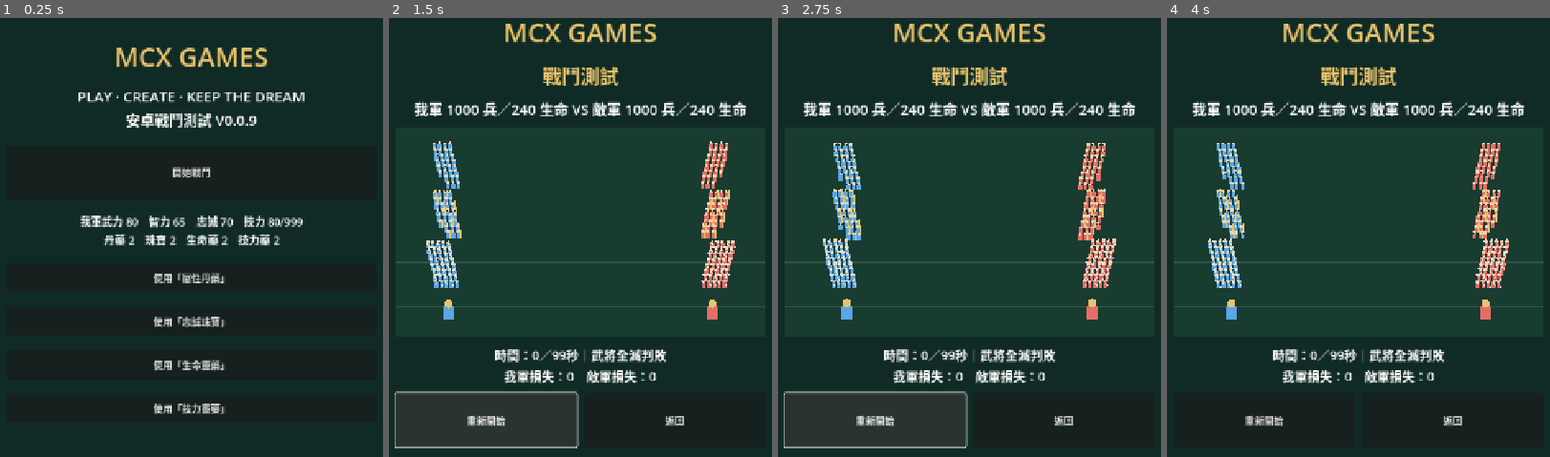
Above: before the commit, frames 1-4 (left to right).
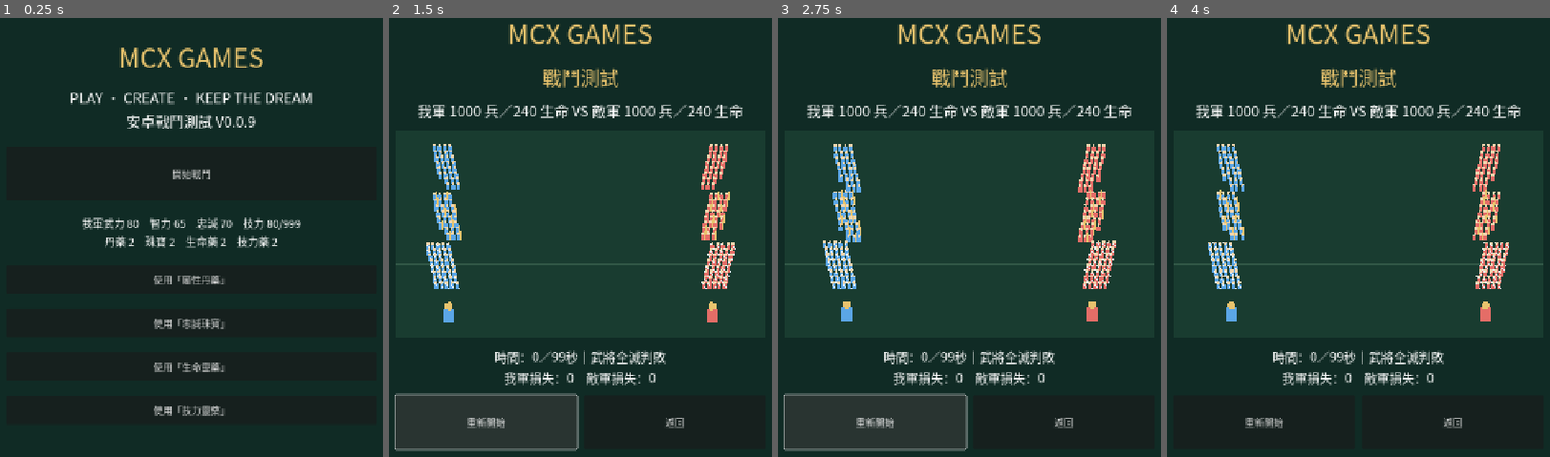
Above: after the commit, the same moments.

Repository: snowfire0918-ui/mcx-godot-test
Game: Godot game, scene res://scenes/main.tscn
Two runs of this game, one before a commit and one after it. Both use one fixed random seed, a clock stepped at 60 frames per second and the inputs below.
Inputs:
- Up to frame 1 (0.25 s): no input
- Up to frame 2 (1.5 s): click "開始戰鬥" at 0.5 s; click "重新開始" at 1.25 s
- Up to frame 3 (2.75 s): click "重新開始" at 2 s
- Up to frame 4 (4 s): click "返回" at 2.75 s; click "開始戰鬥" at 3.5 s

The runs differ from the first frame. In frame 1, 6.1% of the frame differs, in the area x 18-82%, y 6-91%; in frame 2, 9.2%, in the area x 1-99%, y 1-99%; in frame 3, 9.2%; in frame 4, 8.4%.

Commit message:
Add system CJK font fallback for Android Chinese UI

Diff:
--- a/scripts/main.gd
+++ b/scripts/main.gd
@@ -126,11 +126,17 @@
     var s: Dictionary = general_stats[0]
     item_info.text = "我軍武力 %d　智力 %d　忠誠 %d　技力 %d/999\n丹藥 %d　珠寶 %d　生命藥 %d　技力藥 %d" % [int(s["might"]), int(s["intellect"]), int(s["loyalty"]), int(s["mp"]), int(inventory["attribute_pill"]), int(inventory["loyalty_jewel"]), int(inventory["hp_elixir"]), int(inventory["mp_elixir"])]
 
+func _chinese_font() -> Font:
+    var font := SystemFont.new()
+    font.font_names = PackedStringArray(["Noto Sans CJK SC", "Noto Sans CJK TC", "Noto Sans", "sans-serif"])
+    return font
+
 func _label(value: String, font_size: int) -> Label:
     var l := Label.new()
     l.text = value
     l.horizontal_alignment = HORIZONTAL_ALIGNMENT_CENTER
     l.autowrap_mode = TextServer.AUTOWRAP_WORD_SMART
+    l.add_theme_font_override("font", _chinese_font())
     l.add_theme_font_size_override("font_size", font_size)
     l.add_theme_color_override("font_color", Color.WHITE)
     return l
@@ -138,6 +144,7 @@
 func _button(value: String) -> Button:
     var b := Button.new()
     b.text = value
+    b.add_theme_font_override("font", _chinese_font())
     b.custom_minimum_size = Vector2(0, 90)
     return b
 
